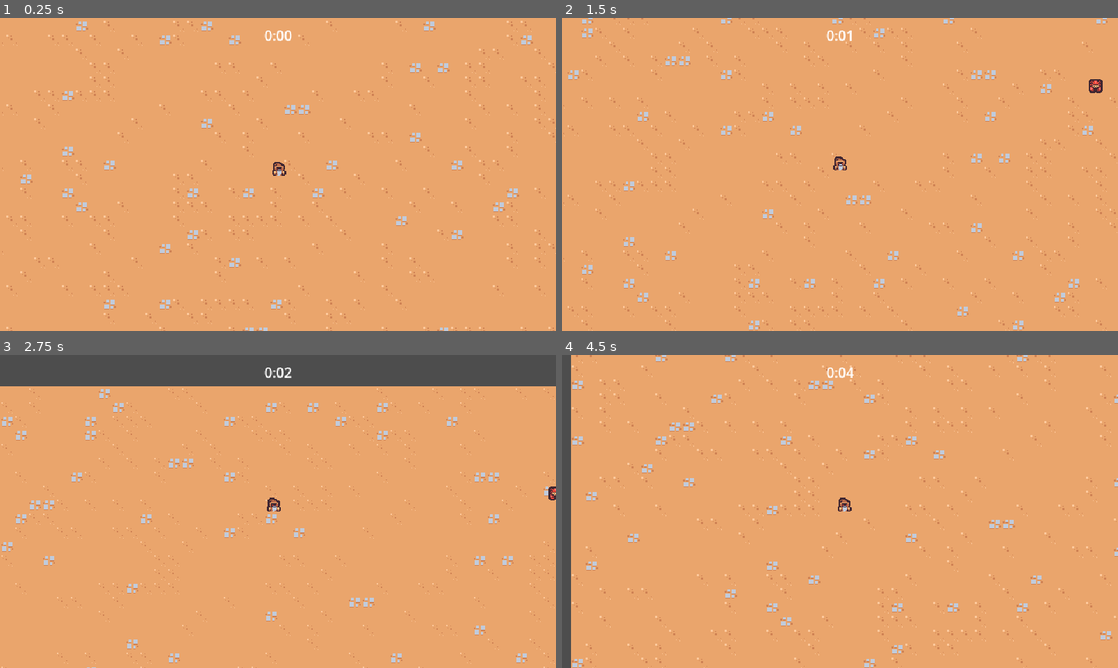
Above: before the commit, frames 1-4 (two rows, left to right).
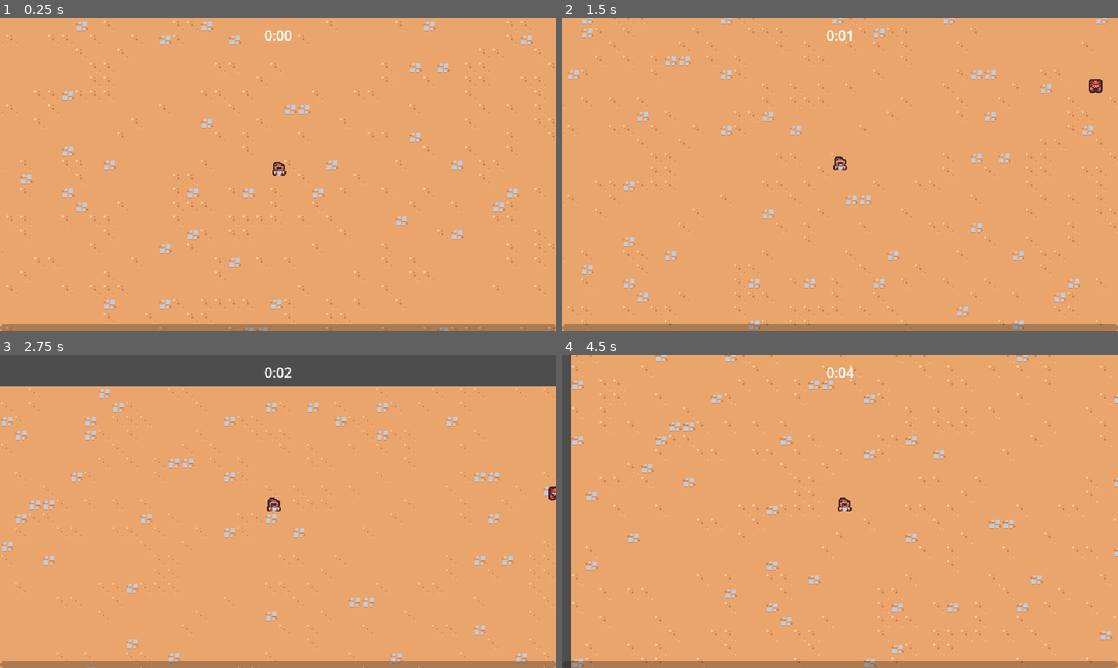
Above: after the commit, the same moments.

Repository: arrbaron/godot-survivor-tutorial
Game: Godot game, scene res://scenes/main/main.tscn
Two runs of this game, one before a commit and one after it. Both use one fixed random seed, a clock stepped at 60 frames per second and the inputs below.
Inputs:
- Up to frame 1 (0.25 s): no input
- Up to frame 2 (1.5 s): hold W (move_up) from 0.53 s (still down)
- Up to frame 3 (2.75 s): release W (move_up) at 2.03 s; hold A (move_left) from 2.03 s (still down)
- Up to frame 4 (4.5 s): release A (move_left) at 3.53 s; hold S (move_down) 3.53-4.28 s; hold D (move_right) from 4.28 s (still down)

The runs differ from the first frame. In frame 1, 2.2% of the frame differs, in the area x 0-100%, y 97-100%; in frame 2, 2.2%; in frame 3, 2.2%; in frame 4, 2.2%.

Commit message:
Adds experience bar

Diff:
--- a/scenes/game_objects/basic_enemy/basic_enemy.tscn
+++ b/scenes/game_objects/basic_enemy/basic_enemy.tscn
@@ -27,7 +27,7 @@
 health_component = NodePath("../HealthComponent")
 
 [node name="CollisionShape2D" type="CollisionShape2D" parent="HurtboxComponent"]
-position = Vector2(0, -8)
+position = Vector2(-2, -8)
 shape = SubResource("CircleShape2D_fw724")
 
 [node name="Sprite2D" type="Sprite2D" parent="."]
--- a/scenes/main/main.tscn
+++ b/scenes/main/main.tscn
@@ -1,9 +1,10 @@
-[gd_scene load_steps=8 format=3 uid="uid://f1ct6pm60nuy"]
+[gd_scene load_steps=9 format=3 uid="uid://f1ct6pm60nuy"]
 
 [ext_resource type="PackedScene" uid="uid://drli7r7yf7qr6" path="res://scenes/ui/arena_time_ui.tscn" id="1_5wijc"]
 [ext_resource type="TileSet" uid="uid://d0hawyskvb7vh" path="res://resources/tileset.tres" id="1_iipv0"]
 [ext_resource type="PackedScene" uid="uid://ca5c5tkyv568e" path="res://scenes/game_objects/player/player.tscn" id="1_mlwyk"]
 [ext_resource type="PackedScene" uid="uid://bisu68fbnualv" path="res://scenes/managers/enemy_manager.tscn" id="1_nrcbl"]
+[ext_resource type="PackedScene" uid="uid://crwocdqtpm3pt" path="res://scenes/ui/experience_bar.tscn" id="2_2txqh"]
 [ext_resource type="PackedScene" uid="uid://caexria666ydq" path="res://scenes/managers/arena_time_manager.tscn" id="2_16qcw"]
 [ext_resource type="PackedScene" uid="uid://bylx2pgj7y7i" path="res://scenes/game_objects/game_camera/game_camera.tscn" id="3_tts74"]
 [ext_resource type="PackedScene" uid="uid://0a0slus1b2i0" path="res://scenes/managers/experience_manager.tscn" id="4_3tl3m"]
@@ -12,6 +13,9 @@
 
 [node name="ArenaTimeUI" parent="." node_paths=PackedStringArray("arena_time_manager") instance=ExtResource("1_5wijc")]
 arena_time_manager = NodePath("../ArenaTimeManager")
+
+[node name="ExperienceBar" parent="." node_paths=PackedStringArray("experience_manager") instance=ExtResource("2_2txqh")]
+experience_manager = NodePath("../ExperienceManager")
 
 [node name="ArenaTimeManager" parent="." instance=ExtResource("2_16qcw")]
 
--- a/scenes/managers/experience_manager.gd
+++ b/scenes/managers/experience_manager.gd
@@ -1,16 +1,29 @@
 extends Node
+class_name ExperienceManager
 
-var current_experience := 0
+signal experience_updated(current_experience: float, target_experience: float)
+
+const TARGET_EXPERIENCE_GROWTH = 5
+
+var current_experience := 0.0
+var current_level := 1
+var target_experience := 5.0
 
 
 func _ready():
 	GameEvents.experience_vial_collected.connect(on_experience_vial_collected)
 
 
-func increment_experience(number: int):
-	current_experience += number
-	print(current_experience)
+func increment_experience(number: float):
+	current_experience = min(current_experience + number, target_experience)
+	experience_updated.emit(current_experience, target_experience)
+
+	if current_experience == target_experience:
+		current_level += 1
+		target_experience += TARGET_EXPERIENCE_GROWTH
+		current_experience = 0
+		experience_updated.emit(current_experience, target_experience)
 
 
-func on_experience_vial_collected(number: int):
+func on_experience_vial_collected(number: float):
 	increment_experience(number)
--- /dev/null
+++ b/scenes/ui/experience_bar.gd
@@ -0,0 +1,14 @@
+extends CanvasLayer
+
+@export var experience_manager: ExperienceManager
+@onready var progress_bar = $MarginContainer/ProgressBar
+
+
+func _ready():
+	progress_bar.value = 0
+	experience_manager.experience_updated.connect(on_experience_updated)
+
+
+func on_experience_updated(current_experience: float, target_experience: float):
+	var percent := current_experience / target_experience
+	progress_bar.value = percent
--- /dev/null
+++ b/scenes/ui/experience_bar.tscn
@@ -0,0 +1,23 @@
+[gd_scene load_steps=2 format=3 uid="uid://crwocdqtpm3pt"]
+
+[ext_resource type="Script" path="res://scenes/ui/experience_bar.gd" id="1_i45a7"]
+
+[node name="ExperienceBar" type="CanvasLayer"]
+script = ExtResource("1_i45a7")
+
+[node name="MarginContainer" type="MarginContainer" parent="."]
+anchors_preset = 15
+anchor_right = 1.0
+anchor_bottom = 1.0
+grow_horizontal = 2
+grow_vertical = 2
+mouse_filter = 2
+
+[node name="ProgressBar" type="ProgressBar" parent="MarginContainer"]
+custom_minimum_size = Vector2(0, 8)
+layout_mode = 2
+size_flags_vertical = 8
+mouse_filter = 2
+max_value = 1.0
+value = 0.5
+show_percentage = false
